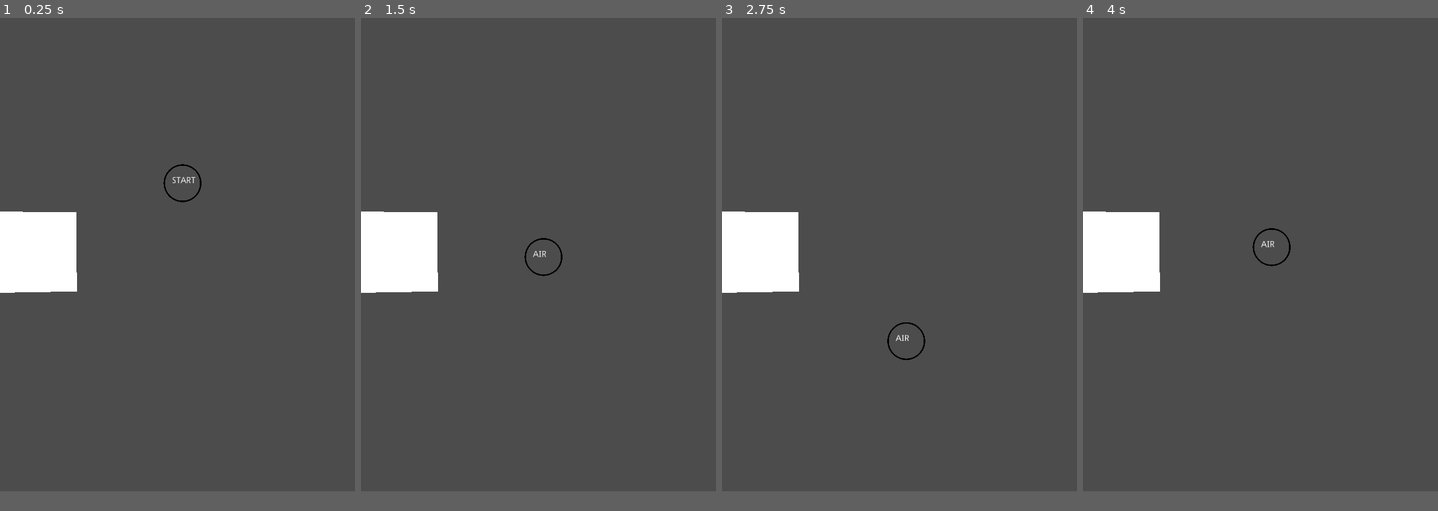
Above: before the commit, frames 1-4 (left to right).
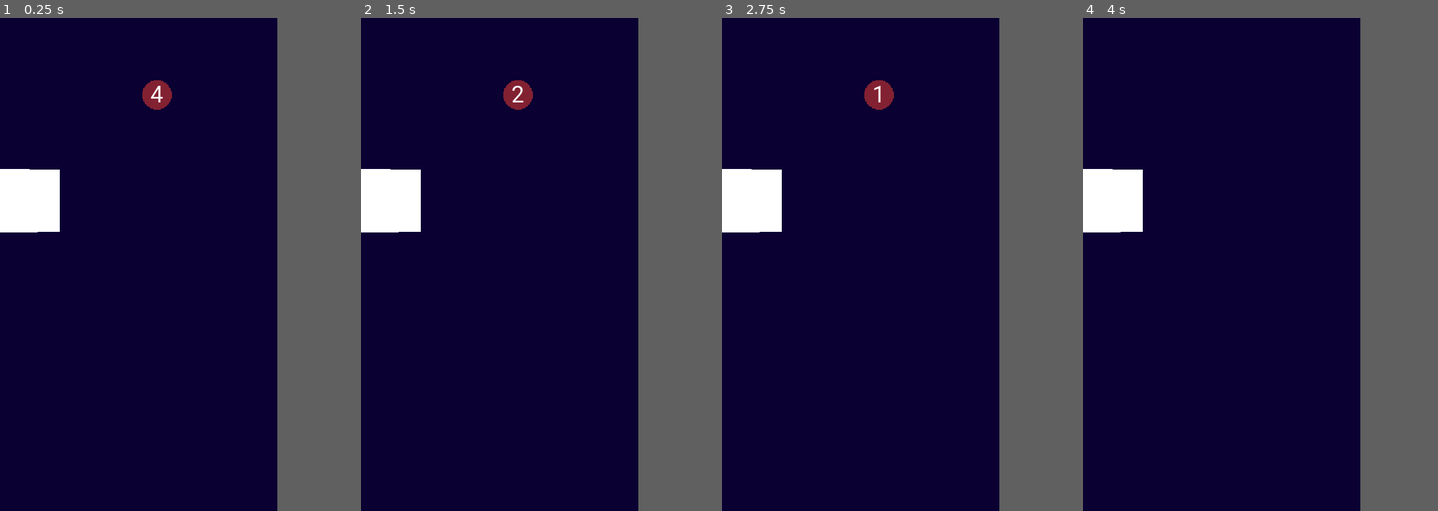
Above: after the commit, the same moments.

Repository: GregCK/BouncyBall
Game: Godot game, scene res://World.tscn
Two runs of this game, one before a commit and one after it. Both use one fixed random seed, a clock stepped at 60 frames per second and the inputs below.
Inputs (mouse positions are in pixels of both pictures, inside the frame that each line leads up to):
- Up to frame 1 (0.25 s): no input
- Up to frame 2 (1.5 s): tap Enter at 0.5 s; move the mouse to (616, 229) at 0.52 s; click (616, 229) at 0.6 s; move the mouse to (467, 279) at 1.27 s; click (467, 279) at 1.35 s
- Up to frame 3 (2.75 s): move the mouse to (935, 151) at 2.02 s; click (935, 151) at 2.1 s
- Up to frame 4 (4 s): move the mouse to (1242, 348) at 2.77 s; click (1242, 348) at 2.85 s; move the mouse to (1367, 323) at 3.52 s; click (1367, 323) at 3.6 s
In our replay, the window is 576x768 before the commit and 450x800 after it. These sizes can differ from the game's own. Grey fills any space a smaller window leaves; there, only what the larger window draws over its background counts as a difference.

The runs differ from the first frame. In frame 1, 74% of the frame differs, in the area x 0-79%, y 0-96%; in frame 2, 74%; in frame 3, 74%; in frame 4, 74%.

Commit message:
commit

Diff:
--- /dev/null
+++ b/Ball/Ball.tscn
@@ -0,0 +1,24 @@
+[gd_scene load_steps=4 format=2]
+
+[ext_resource path="res://Assets/circle.png" type="Texture" id=1]
+
+[sub_resource type="PhysicsMaterial" id=1]
+friction = 0.0
+
+[sub_resource type="CircleShape2D" id=2]
+radius = 30.0
+
+[node name="Ball" type="RigidBody2D"]
+position = Vector2( 527.404, 173.804 )
+mass = 3.64898
+physics_material_override = SubResource( 1 )
+gravity_scale = 3.0
+contacts_reported = 1
+contact_monitor = true
+
+[node name="Sprite" type="Sprite" parent="."]
+scale = Vector2( 0.120007, 0.120007 )
+texture = ExtResource( 1 )
+
+[node name="CollisionShape2D" type="CollisionShape2D" parent="."]
+shape = SubResource( 2 )
--- a/Ball2.gd
+++ b/Ball/Ball2.gd
@@ -12,6 +12,7 @@
 	AIR,
 	WALL
 }
+
 
 var state = START
 
@@ -56,26 +57,44 @@
 			set_linear_velocity(jump_velocity_right)
 		state = AIR
 
-#	if is_on_left:
-#		if wall_curr_detected(true):
-#			state = AIR
-#	elif is_on_right:
-#		if wall_curr_detected(false):
-#			state = AIR
+	if is_on_left:
+		if !wall_curr_detected(true):
+			state = AIR
+	elif is_on_right:
+		if !wall_curr_detected(false):
+			state = AIR
 
 
 func air_state(delta):
 	var on_left_wall = wall_just_detected(true)
 	var on_right_wall = wall_just_detected(false)
 	if  on_left_wall or on_right_wall:
+
+		if wall_curr_detected(true):
+			pass
+		else:
+			pass
+
+
 		var old_velocity = get_linear_velocity()
 		var new_velocity = Vector2(0, old_velocity.y)
 		set_linear_velocity(new_velocity)
+
+
+		if wall_curr_detected(true):
+			pass
+		else:
+			pass
+
 
 		set_gravity_scale(wall_gravity)
 
 
 		state = WALL
+
+
+func move_until_back_on_wall():
+	pass
 
 
 func start_state(delta):
@@ -100,6 +119,7 @@
 		raycasts = leftRayCasts
 	else:
 		raycasts = rightRayCasts
+
 	for raycast in raycasts.get_children():
 		if raycast.is_colliding():
 			update_on_wall_variables(isLeft, true)
--- a/Ball2.tscn
+++ b/Ball/Ball2.tscn
@@ -1,11 +1,9 @@
-[gd_scene load_steps=5 format=2]
+[gd_scene load_steps=4 format=2]
 
 [ext_resource path="res://Assets/circle.png" type="Texture" id=1]
-[ext_resource path="res://Ball2.gd" type="Script" id=2]
 
 [sub_resource type="PhysicsMaterial" id=1]
 friction = 0.0
-bounce = 1.0
 
 [sub_resource type="CircleShape2D" id=2]
 radius = 30.0
@@ -17,7 +15,6 @@
 gravity_scale = 0.0
 contacts_reported = 1
 contact_monitor = true
-script = ExtResource( 2 )
 
 [node name="Sprite" type="Sprite" parent="."]
 scale = Vector2( 0.120007, 0.120007 )
--- /dev/null
+++ b/Ball/Ball3.gd
@@ -0,0 +1,56 @@
+extends RigidBody2D
+
+var first_touch
+var release
+
+onready var label = $Label
+onready var crackSprite = $CrackSprite
+
+
+export var flings = 4
+export var max_bounces = 12
+var curr_bounces = 0
+
+signal die
+
+# Called when the node enters the scene tree for the first time.
+func _ready():
+	update_label()
+	crackSprite.set_frame(0)
+
+
+# Called every frame. 'delta' is the elapsed time since the previous frame.
+func _process(delta):
+	process_fling(delta)
+
+func process_fling(delta):
+	if (Input.is_action_just_pressed("Click")):
+		first_touch = get_global_mouse_position()
+	if (Input.is_action_just_released("Click")):
+		release = get_global_mouse_position()
+
+		var dir = (release - first_touch).normalized()
+		linear_velocity = dir * delta * 30000
+
+		flings -= 1
+		if flings <= 0:
+			die()
+		update_label()
+
+
+func update_label():
+	var flings_string = str(flings)
+	label.set_text(flings_string)
+
+
+func _on_Ball3_body_entered(_body):
+	curr_bounces += 1
+	if curr_bounces > max_bounces:
+		die()
+	var percent_completed = float(curr_bounces) / float(max_bounces)
+	var frame = int(percent_completed * 12)
+	crackSprite.set_frame(frame)
+
+func die():
+	emit_signal("die")
+	queue_free()
--- /dev/null
+++ b/Ball/Ball3.tscn
@@ -0,0 +1,109 @@
+[gd_scene load_steps=21 format=2]
+
+[ext_resource path="res://Assets/Ball.png" type="Texture" id=1]
+[ext_resource path="res://Ball/Ball3.gd" type="Script" id=2]
+[ext_resource path="res://Assets/Roboto-Regular.ttf" type="DynamicFontData" id=3]
+[ext_resource path="res://Assets/BallSS.png" type="Texture" id=4]
+
+[sub_resource type="PhysicsMaterial" id=1]
+friction = 0.0
+bounce = 1.0
+
+[sub_resource type="AtlasTexture" id=4]
+atlas = ExtResource( 4 )
+region = Rect2( 0, 0, 32, 32 )
+
+[sub_resource type="AtlasTexture" id=5]
+atlas = ExtResource( 4 )
+region = Rect2( 32, 0, 32, 32 )
+
+[sub_resource type="AtlasTexture" id=6]
+atlas = ExtResource( 4 )
+region = Rect2( 64, 0, 32, 32 )
+
+[sub_resource type="AtlasTexture" id=7]
+atlas = ExtResource( 4 )
+region = Rect2( 96, 0, 32, 32 )
+
+[sub_resource type="AtlasTexture" id=8]
+atlas = ExtResource( 4 )
+region = Rect2( 128, 0, 32, 32 )
+
+[sub_resource type="AtlasTexture" id=9]
+atlas = ExtResource( 4 )
+region = Rect2( 160, 0, 32, 32 )
+
+[sub_resource type="AtlasTexture" id=10]
+atlas = ExtResource( 4 )
+region = Rect2( 192, 0, 32, 32 )
+
+[sub_resource type="AtlasTexture" id=11]
+atlas = ExtResource( 4 )
+region = Rect2( 224, 0, 32, 32 )
+
+[sub_resource type="AtlasTexture" id=12]
+atlas = ExtResource( 4 )
+region = Rect2( 256, 0, 32, 32 )
+
+[sub_resource type="AtlasTexture" id=13]
+atlas = ExtResource( 4 )
+region = Rect2( 288, 0, 32, 32 )
+
+[sub_resource type="AtlasTexture" id=14]
+atlas = ExtResource( 4 )
+region = Rect2( 320, 0, 32, 32 )
+
+[sub_resource type="AtlasTexture" id=15]
+atlas = ExtResource( 4 )
+region = Rect2( 352, 0, 32, 32 )
+
+[sub_resource type="SpriteFrames" id=16]
+animations = [ {
+"frames": [ SubResource( 4 ), SubResource( 5 ), SubResource( 6 ), SubResource( 7 ), SubResource( 8 ), SubResource( 9 ), SubResource( 10 ), SubResource( 11 ), SubResource( 12 ), SubResource( 13 ), SubResource( 14 ), SubResource( 15 ) ],
+"loop": true,
+"name": "default",
+"speed": 5.0
+} ]
+
+[sub_resource type="CircleShape2D" id=2]
+radius = 30.0
+
+[sub_resource type="DynamicFont" id=3]
+size = 48
+font_data = ExtResource( 3 )
+
+[node name="Ball3" type="RigidBody2D"]
+position = Vector2( 284.678, 869.018 )
+mass = 3.64898
+physics_material_override = SubResource( 1 )
+gravity_scale = 0.0
+contacts_reported = 1
+contact_monitor = true
+script = ExtResource( 2 )
+
+[node name="Sprite" type="Sprite" parent="."]
+scale = Vector2( 1.9, 1.9 )
+texture = ExtResource( 1 )
+
+[node name="CrackSprite" type="AnimatedSprite" parent="."]
+scale = Vector2( 1.9, 1.9 )
+frames = SubResource( 16 )
+frame = 11
+
+[node name="CollisionShape2D" type="CollisionShape2D" parent="."]
+visible = false
+shape = SubResource( 2 )
+
+[node name="Label" type="Label" parent="."]
+margin_left = -27.8583
+margin_top = -40.0298
+margin_right = 26.1417
+margin_bottom = 39.9702
+custom_fonts/font = SubResource( 3 )
+text = "5"
+align = 1
+valign = 1
+__meta__ = {
+"_edit_use_anchors_": false
+}
+[connection signal="body_entered" from="." to="." method="_on_Ball3_body_entered"]
--- a/Ball.tscn
+++ b/Ball/BallK.tscn
@@ -1,22 +1,12 @@
-[gd_scene load_steps=5 format=2]
+[gd_scene load_steps=3 format=2]
 
 [ext_resource path="res://Assets/circle.png" type="Texture" id=1]
-[ext_resource path="res://Ball.gd" type="Script" id=2]
-
-[sub_resource type="PhysicsMaterial" id=2]
-friction = 0.0
 
 [sub_resource type="CircleShape2D" id=1]
 radius = 30.0
 
-[node name="Ball" type="RigidBody2D"]
+[node name="Ball" type="KinematicBody2D"]
 position = Vector2( 527.404, 173.804 )
-mass = 3.64898
-physics_material_override = SubResource( 2 )
-gravity_scale = 3.0
-contacts_reported = 1
-contact_monitor = true
-script = ExtResource( 2 )
 
 [node name="Sprite" type="Sprite" parent="."]
 scale = Vector2( 0.120007, 0.120007 )
@@ -24,3 +14,11 @@
 
 [node name="CollisionShape2D" type="CollisionShape2D" parent="."]
 shape = SubResource( 1 )
+
+[node name="LeftRayCast2D" type="RayCast2D" parent="."]
+rotation = 1.5708
+enabled = true
+
+[node name="RightRayCast2D" type="RayCast2D" parent="."]
+rotation = 4.71239
+enabled = true
--- a/BallK.tscn
+++ /dev/null
@@ -1,26 +0,0 @@
-[gd_scene load_steps=4 format=2]
-
-[ext_resource path="res://Assets/circle.png" type="Texture" id=1]
-[ext_resource path="res://BallK2.gd" type="Script" id=2]
-
-[sub_resource type="CircleShape2D" id=1]
-radius = 30.0
-
-[node name="Ball" type="KinematicBody2D"]
-position = Vector2( 527.404, 173.804 )
-script = ExtResource( 2 )
-
-[node name="Sprite" type="Sprite" parent="."]
-scale = Vector2( 0.120007, 0.120007 )
-texture = ExtResource( 1 )
-
-[node name="CollisionShape2D" type="CollisionShape2D" parent="."]
-shape = SubResource( 1 )
-
-[node name="LeftRayCast2D" type="RayCast2D" parent="."]
-rotation = 1.5708
-enabled = true
-
-[node name="RightRayCast2D" type="RayCast2D" parent="."]
-rotation = 4.71239
-enabled = true
--- /dev/null
+++ b/Level.gd
@@ -0,0 +1,14 @@
+extends Node2D
+
+
+onready var ball = $Ball3
+
+
+# Called when the node enters the scene tree for the first time.
+func _ready():
+	pass # Replace with function body.
+
+
+# Called every frame. 'delta' is the elapsed time since the previous frame.
+#func _process(delta):
+#	pass
--- a/World.tscn
+++ b/World.tscn
@@ -1,8 +1,10 @@
-[gd_scene load_steps=2 format=2]
+[gd_scene load_steps=3 format=2]
 
-[ext_resource path="res://Ball2.tscn" type="PackedScene" id=1]
+[ext_resource path="res://Ball/Ball3.tscn" type="PackedScene" id=1]
+[ext_resource path="res://Level.gd" type="Script" id=2]
 
 [node name="World" type="Node2D"]
+script = ExtResource( 2 )
 __meta__ = {
 "_edit_vertical_guides_": [ -231.888 ]
 }
@@ -12,7 +14,7 @@
 [node name="StaticBody2D" type="StaticBody2D" parent="Collisions"]
 
 [node name="CollisionPolygon2D" type="CollisionPolygon2D" parent="Collisions/StaticBody2D"]
-polygon = PoolVector2Array( -2.01376, -0.862137, 1.0892, 767.525, 579.697, 770.7, 576.347, -0.0478249, 0.28178, -1.46822, -7.7999, -36.245, 600.684, -38.0268, 608.011, 1049.9, -49.0941, 1052.4, -19.3368, -8.65414 )
+polygon = PoolVector2Array( -2.01376, -0.862137, 0.0283947, 1024.63, 576.169, 1024.14, 576.347, -0.0478249, 0.28178, -1.46822, -7.7999, -36.245, 600.684, -38.0268, 608.011, 1049.9, -49.0941, 1052.4, -19.3368, -8.65414 )
 
 [node name="Polygon2D" type="Polygon2D" parent="Collisions"]
 polygon = PoolVector2Array( -149.924, 448.51, 124.783, 443.753, 123.593, 315.319, -128.518, 312.94 )
@@ -22,5 +24,5 @@
 [node name="CollisionPolygon2D" type="CollisionPolygon2D" parent="Collisions/Polygon2D/StaticBody2D"]
 polygon = PoolVector2Array( -128.26, 313.13, 123.409, 315.65, 125.299, 443.532, -149.679, 448.886 )
 
-[node name="Ball2" parent="." instance=ExtResource( 1 )]
-position = Vector2( 296.177, 268.091 )
+[node name="Ball3" parent="." instance=ExtResource( 1 )]
+position = Vector2( 326.404, 159.804 )
--- a/project.godot
+++ b/project.godot
@@ -22,7 +22,12 @@
 [display]
 
 window/size/width=576
-window/size/height=768
+window/size/height=1024
+window/size/test_width=432
+window/size/test_height=768
+window/handheld/orientation="portrait"
+window/stretch/mode="2d"
+window/stretch/aspect="keep_width"
 
 [input]
 
@@ -39,4 +44,6 @@
 
 [rendering]
 
+quality/2d/use_pixel_snap=true
+environment/default_clear_color=Color( 0.0431373, 0, 0.2, 1 )
 environment/default_environment="res://default_env.tres"
Not shown, changed: .mono/metadata/ide_messaging_meta.txt
Binary file added: Assets/Ball.png
Not shown, added: Assets/Ball.png.import
Binary file added: Assets/BallSS.png
Not shown, added: Assets/BallSS.png.import
Binary file added: Assets/Roboto-Regular.ttf
Binary file added: Assets/SigmarOne-Regular.ttf
Renamed: Ball.gd -> Ball/Ball.gd
Renamed: BallK.gd -> Ball/BallK.gd
Renamed: BallK2.gd -> Ball/BallK2.gd
